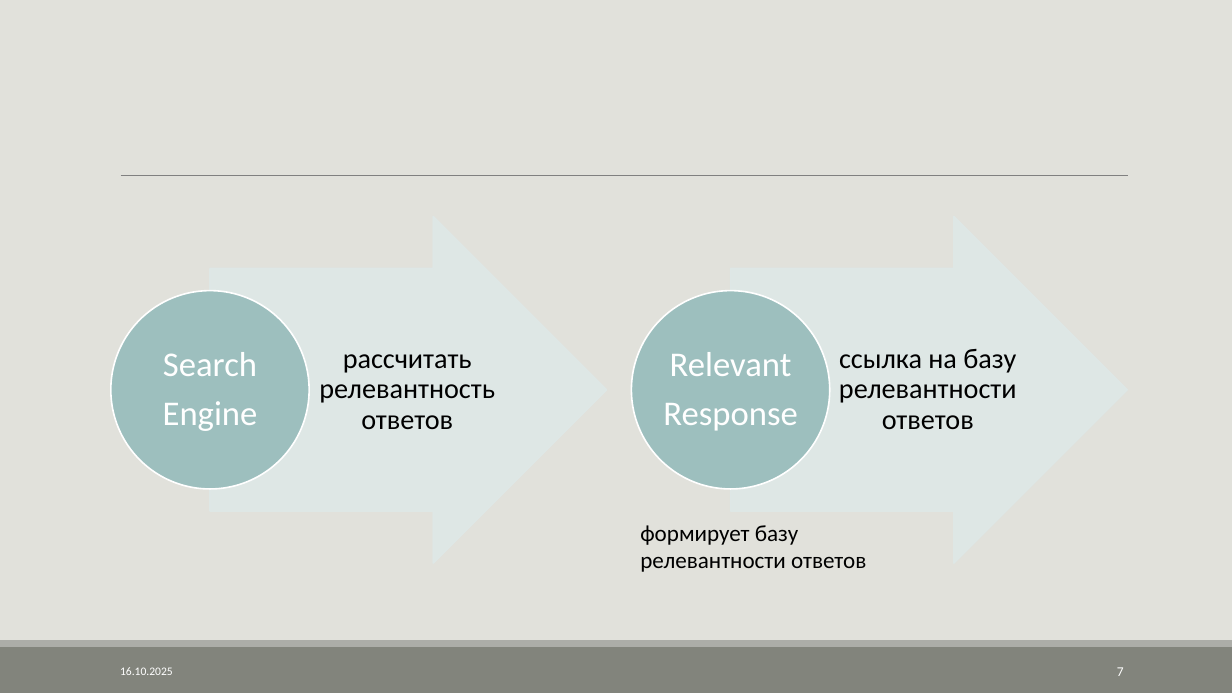
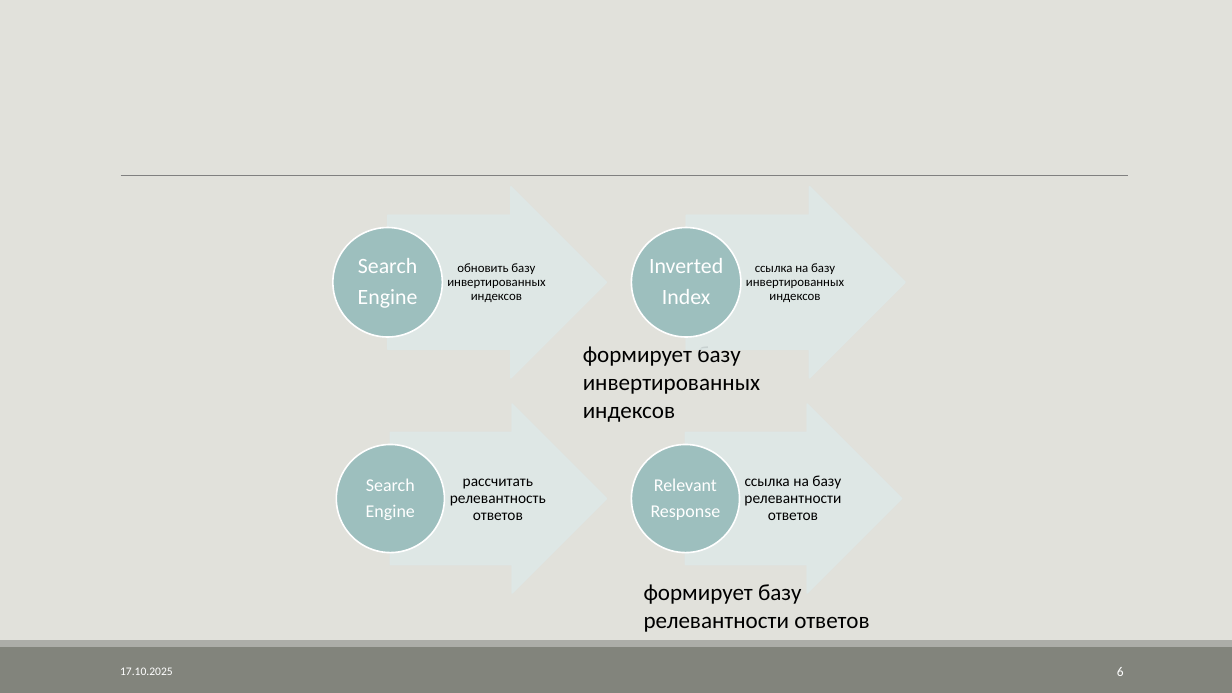
Before and after one commit to AVKazmirchuk/SearchEngine, a slide deck: slide 6 of presentation/защита.pptx (slide 7 before the commit). Drawn at 1232x693 pixels with LibreOffice and Linux fonts; fonts in the diff are those of the drawing. Boxes give left, top, right and bottom in pixels: in the first picture for what was removed or moved away, otherwise in the second. Text is boxed around its words. In the diff, an @@ line names an element or a change of style, - is before the commit and + after.

```diff
--- a/presentation/защита.pptx
+++ b/presentation/защита.pptx
@@ right arrow: place and size @@
-right arrow at [210,216,606,563]
+right arrow at [388,187,607,378]
@@ ellipse: place and size @@
-ellipse at [631,291,830,490]
+ellipse at [631,227,741,337]
@@ right arrow removed at [731,216,1128,563] @@
@@ group added at [333,187,906,378]: 4 texts, 1 ellipse, 1 right arrow @@
+обновить базу инвертированных индексов
+Search
+Engine
+ссылка на базу инвертированных индексов
+Inverted
+Index
@@ ellipse removed at [111,291,310,490] @@
@@ text added at [583,346,760,422], 18 pt, text #000000 @@
+формирует базу инвертированных индексов
@@ text "рассчитать релевантность ответов": place and size @@
-text "рассчитать релевантность ответов" at [319,354,495,429]
+text "рассчитать релевантность ответов" at [450,478,546,520]
@@ text "рассчитать релевантность ответов" at [450,478,546,520]: size 22 to 12 pt; less space between paragraphs @@
@@ group added at [336,404,902,593]: 2 right arrows, 2 ellipses @@
@@ text "ссылка на базу релевантности ответов" at [744,475,841,520]: size 22 to 12 pt; less space between paragraphs @@
@@ text "ссылка на базу релевантности ответов": place and size @@
-text "ссылка на базу релевантности ответов" at [839,349,1017,429]
+text "ссылка на базу релевантности ответов" at [744,475,841,520]
@@ text "Search" at [366,478,415,520]: size 27 to 14 pt; less space between paragraphs @@
@@ text "Search": place and size @@
-text "Search" at [163,352,258,431]
+text "Search" at [366,478,415,520]
@@ text "Relevant": place and size @@
-text "Relevant" at [663,352,797,431]
+text "Relevant" at [651,479,721,520]
@@ text "Relevant" at [651,479,721,520]: size 27 to 14 pt; less space between paragraphs @@
@@ text "формирует базу релевантности ответов": place and size @@
-text "формирует базу релевантности ответов" at [640,525,866,572]
+text "формирует базу релевантности ответов" at [644,584,869,632]
@@ text at [120,667,173,675]: text changed @@
-16.10.2025
+17.10.2025
@@ page number at [1117,667,1124,676]: text changed @@
-7
+6
```
Also in this commit, not shown: 9 other slides changed, 2 slides removed, 2 other files.
